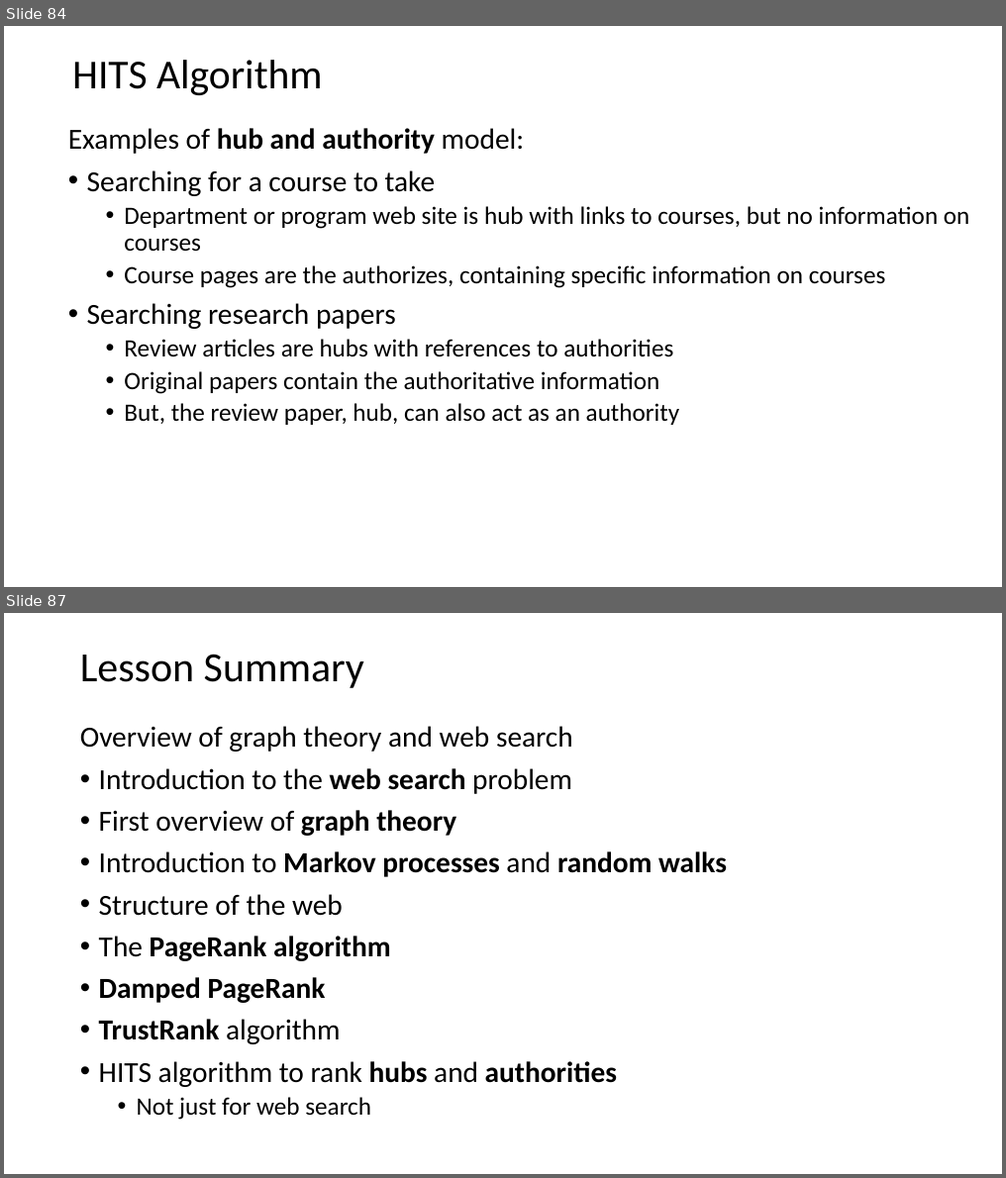
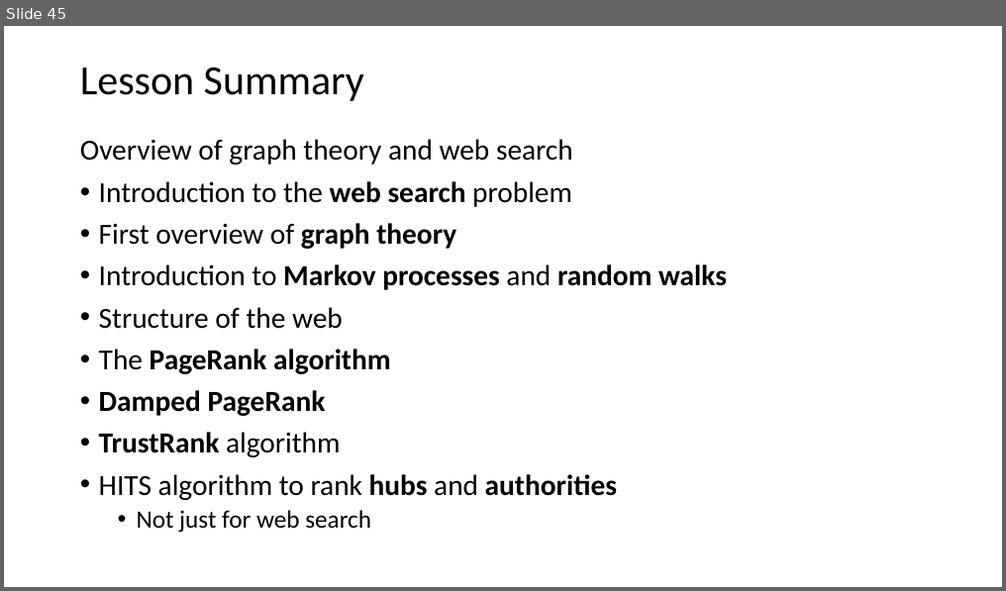
Before and after one commit to harelgabainew/school1, a slide deck: slides/7_DocumentWebSearching.pptx. Shown one above the other, each under a label of ours: slides 84 and 87 before the commit, slide 45 after it; the slides between them are not shown. The pictures are 1006x1178 and 1006x591 pixels, drawn with LibreOffice and Linux fonts; fonts in the diff are those of the drawing. Boxes give left, top, right and bottom in pixels: in the first picture for what was removed or moved away, otherwise in the second. Text is boxed around its words. In the diff, an @@ line names an element or a change of style, - is before the commit and + after.

```diff
--- a/slides/7_DocumentWebSearching.pptx
+++ b/slides/7_DocumentWebSearching.pptx
@@ slide 84 removed at (x1=4, y1=26, x2=1002, y2=587), background #FFFFFF @@
@@ title removed at (x1=72, y1=60, x2=323, y2=95) @@
-HITS Algorithm
@@ text removed at (x1=68, y1=128, x2=970, y2=425) @@
-Examples of hub and authority model:
-• Searching for a course to take
-  • Department or program web site is hub with links to courses, but no information on courses
-  • Course pages are the authorizes, containing specific information on courses
-• Searching research papers
-  • Review articles are hubs with references to authorities
-  • Original papers contain the authoritative information
-  • But, the review paper, hub, can also act as an authority
@@ what was slide 87 is now slide 45 @@
```
Also in this commit, not shown: 5 slides changed, 14 slides added, 56 other slides removed.
